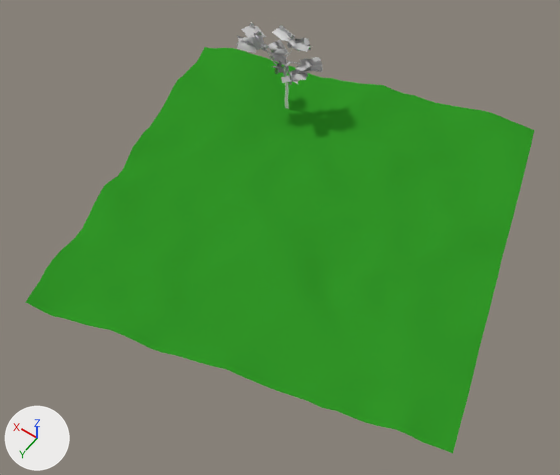
An edit to the Blender file _blender/biomas/quebracho/quebracho.blend, drawn before and after from the same camera.
The view is the same before and after, from a 50 mm camera at (-18.8, 27.0, 30.2) aimed at (-5.3, 8.2, 0.7). Every picture has the same lights, and +X, +Y and +Z are marked at lower left.

The first picture shows 'copa', 'piso'.
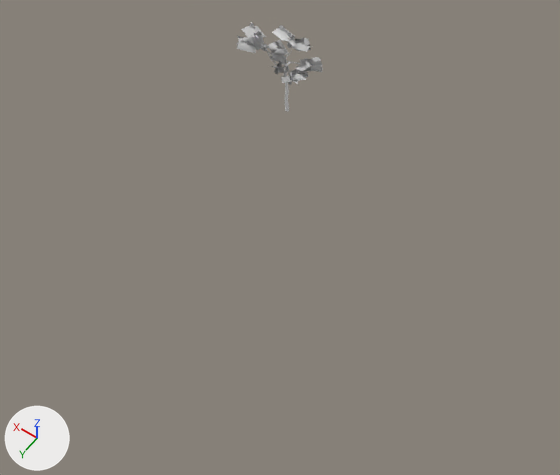
Changed parts and their boxes [x1, y1, x2, y2] in the pictures (560 x 475 px):
'piso', hidden (green)
    before: [26, 47, 534, 453]

The change, as a list of edits to the scene's bpy script:
```text
Change ob_piso:
    add ob_piso.hide_set(True)  # its collection is switched off
```
